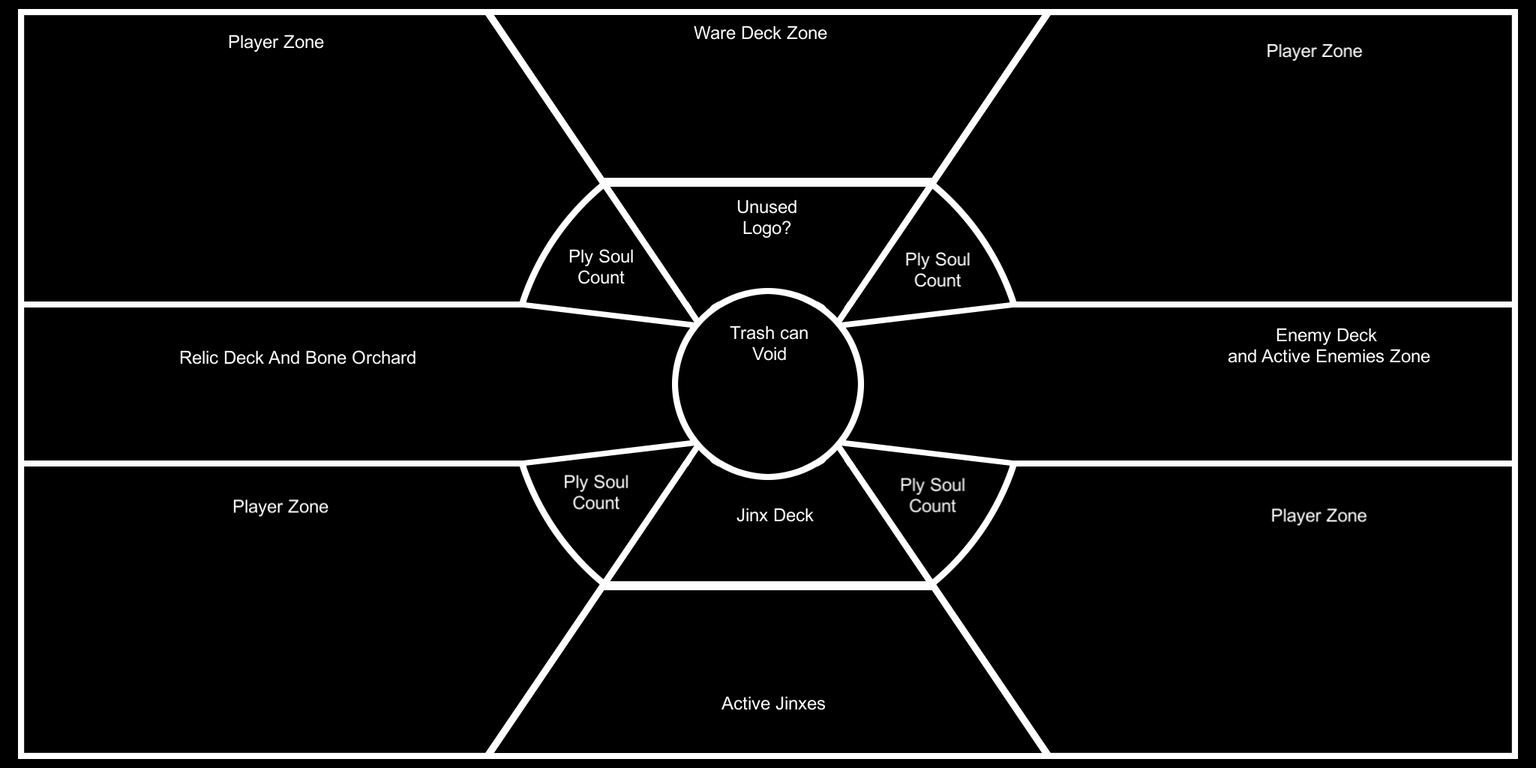
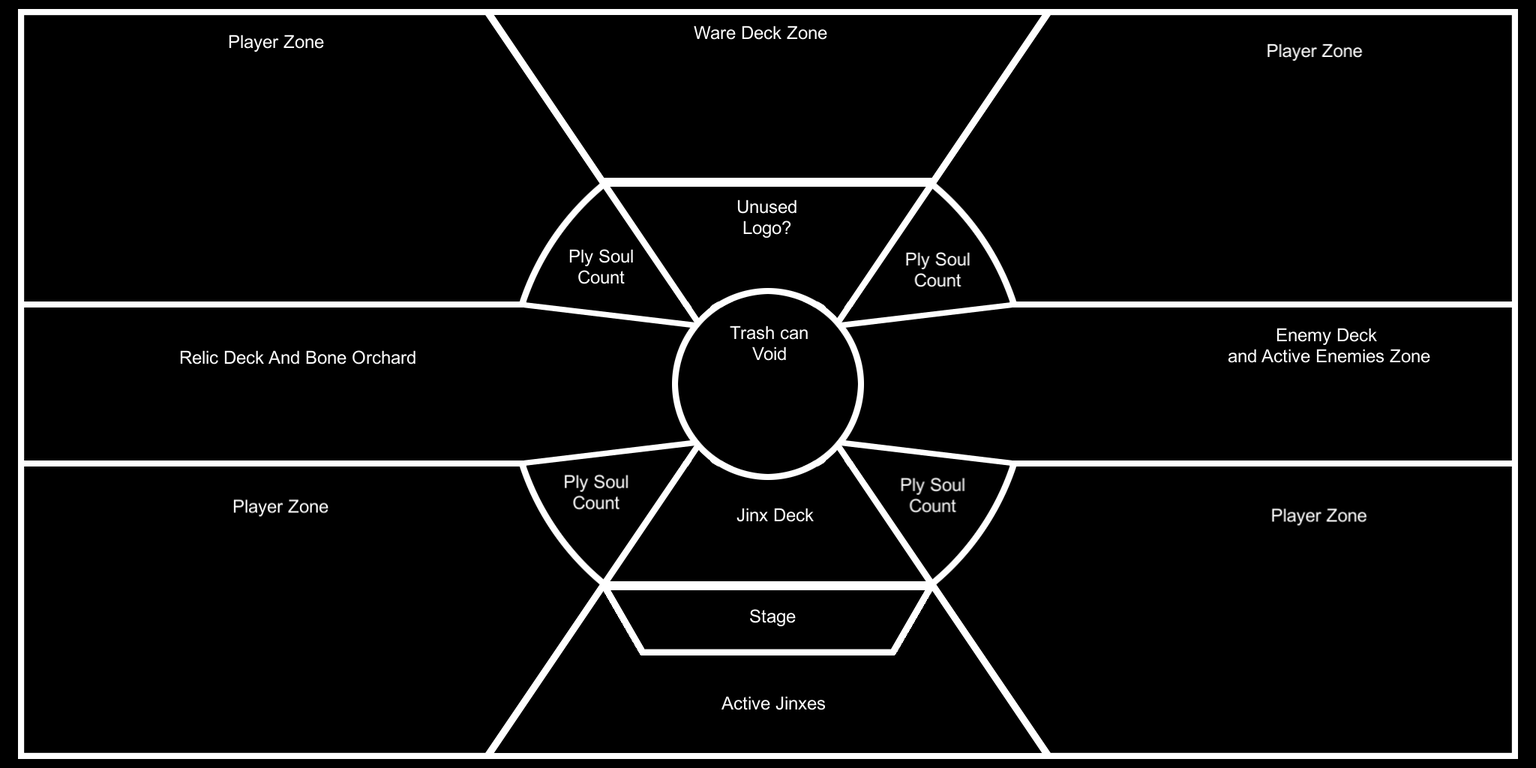
Layered file, before and after one edit (w=1536, h=768). Changes by layer:
added layer "Stage" in group "Text" over [749, 608, 796, 627]
painted on "Background copy #1" over [602, 590, 933, 656]
